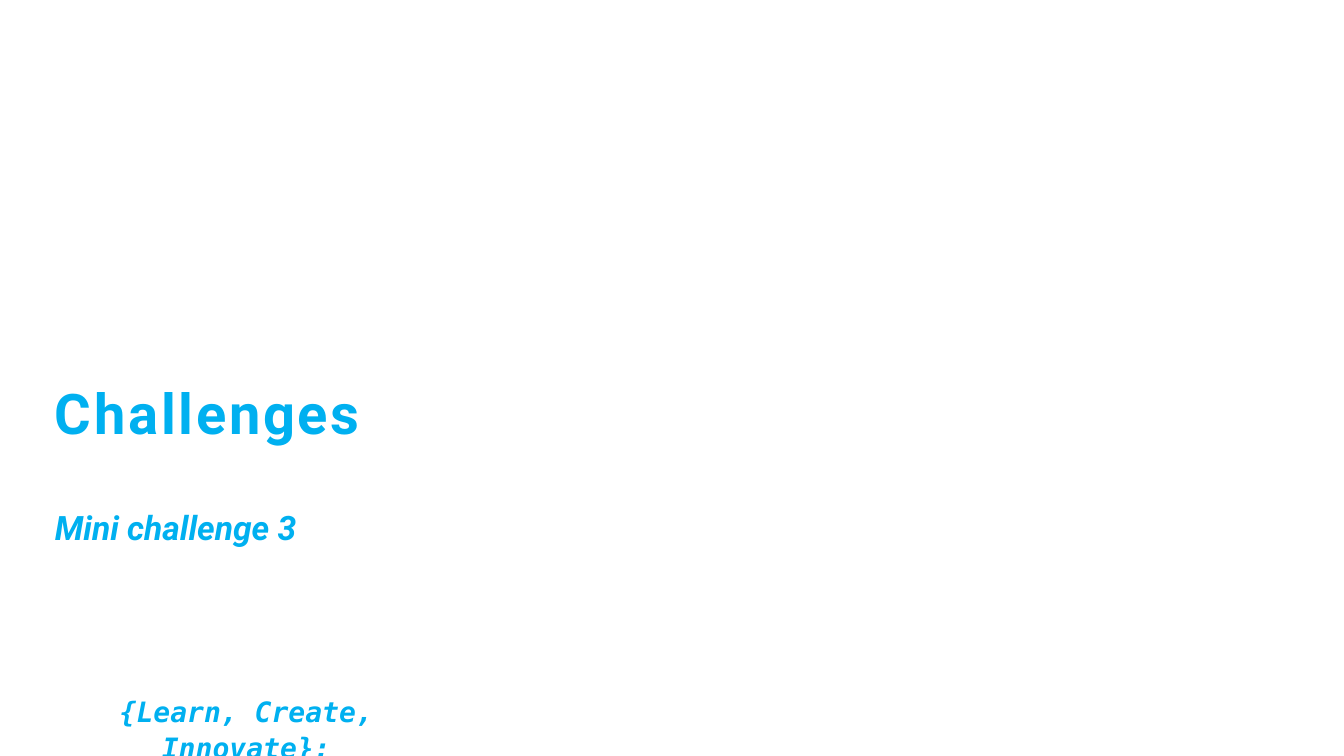
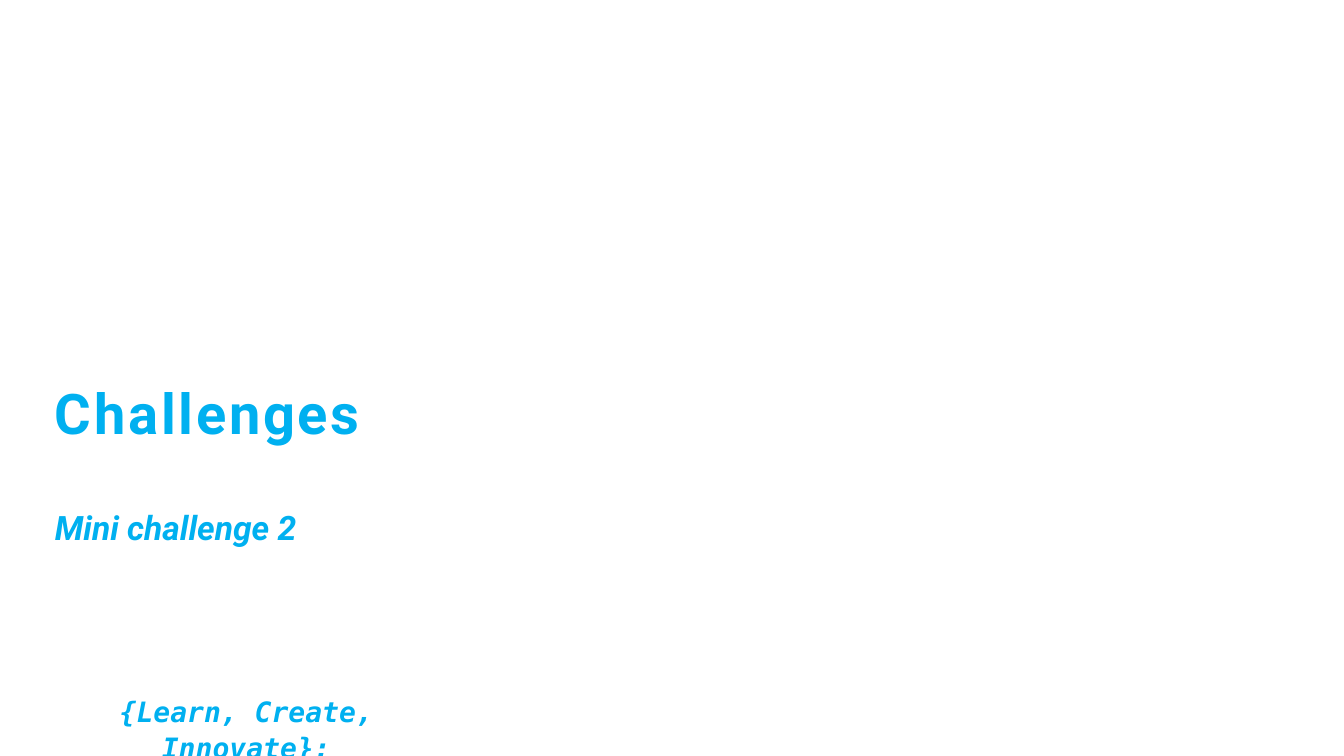
Before and after one commit to ManchesterRoboticsLtd/TE3001B_Robotics_Foundation, a slide deck: slide 1 of Week 2/Challenge/MCR2_MiniChallenge_2_V2.pptx. Drawn at 1344x756 pixels with LibreOffice and Linux fonts; fonts in the diff are those of the drawing; background and template pictures are left out. Boxes give left, top, right and bottom in pixels: in the first picture for what was removed or moved away, otherwise in the second. Text is boxed around its words. In the diff, an @@ line names an element or a change of style, - is before the commit and + after.

```diff
--- a/Week 2/Challenge/MCR2_MiniChallenge_2_V2.pptx
+++ b/Week 2/Challenge/MCR2_MiniChallenge_2_V2.pptx
@@ subtitle at (x1=55, y1=514, x2=297, y2=547): text changed @@
-Mini challenge 3
+Mini challenge 2
```
Also in this commit, not shown: 4 other files.
